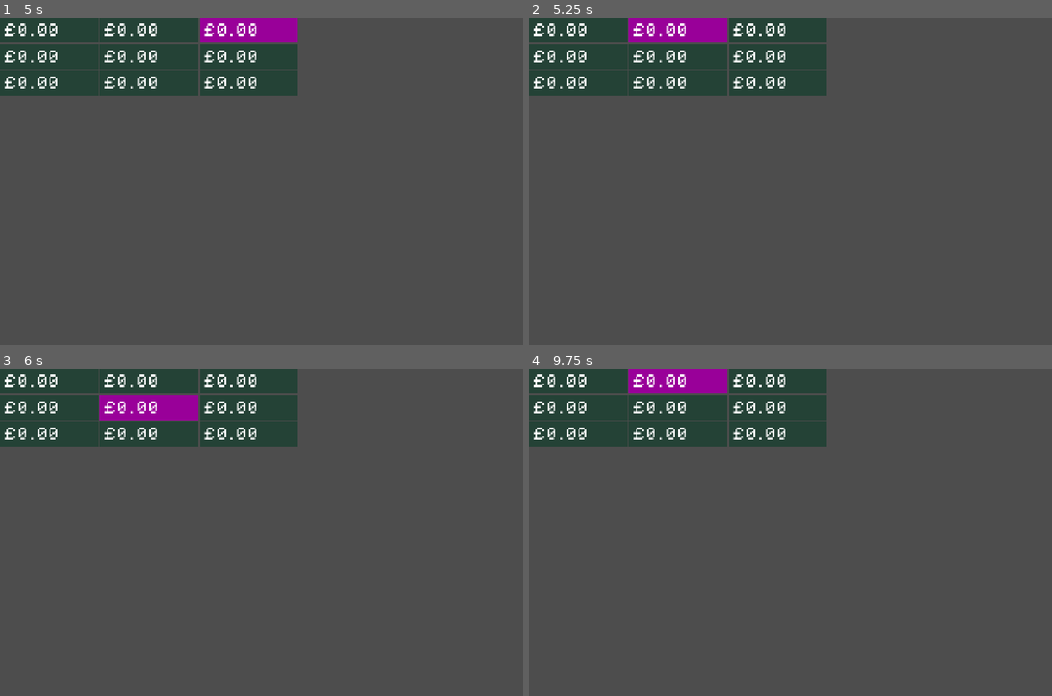
Above: before the commit, frames 1-4 (two rows, left to right).
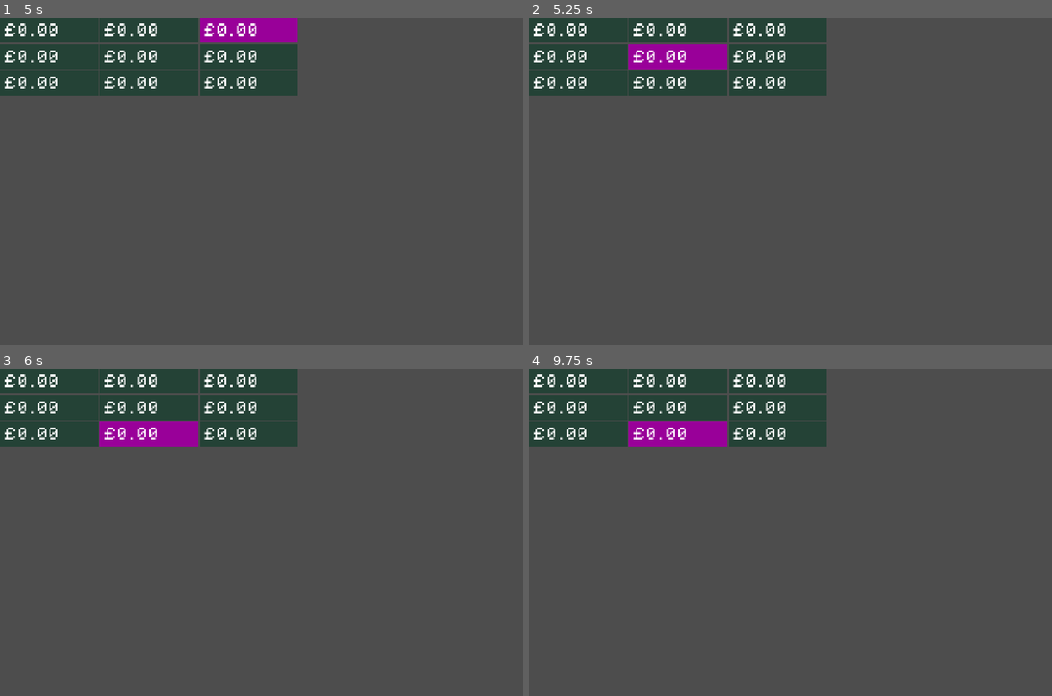
Above: after the commit, the same moments.

Repository: phrasmotica/budget-visualiser
Game: Godot game, scene res://scenes/ui/year_grid/year_grid.tscn
Same seed, same stepped clock (60 frames per second), same inputs: the game is played once before the commit and once after it. This scene is started directly instead of the project's main scene.
Inputs:
- Up to frame 1 (5 s): tap Enter at 0.5, 2, 3.5 s; hold Right (ui_right) 0.53-1.28 s; tap Space at 1.25, 2.75, 4.25 s; hold Down (ui_down) 1.28-2.03 s; hold Right (ui_right) 2.03-2.78 s; hold Up (ui_up) 2.78-3.53 s; hold Left (ui_left) from 3.53 s (still down)
- Up to frame 2 (5.25 s): release Left (ui_left) at 5.03 s; hold Down (ui_down) from 5.03 s (still down)
- Up to frame 3 (6 s): release Down (ui_down) at 5.78 s; hold Right (ui_right) from 5.78 s (still down)
- Up to frame 4 (9.75 s): release Right (ui_right) at 6.53 s; hold Up (ui_up) 6.53-7.28 s; hold Right (ui_right) 7.28-8.03 s; hold Down (ui_down) 8.03-8.78 s; hold Left (ui_left) 8.78-9.53 s; hold Up (ui_up) from 9.53 s (still down)

Frame 1 is identical in both runs. In frame 2, 2.7% of the frame differs, in the area x 19-38%, y 0-16%; in frame 3, 2.8%, in the area x 19-38%, y 8-24%; in frame 4, 2.7%.

Commit message:
Persist the selected month and the selected category cell across states

Diff:
--- a/scenes/ui/month_grid/month_grid.gd
+++ b/scenes/ui/month_grid/month_grid.gd
@@ -9,7 +9,11 @@
 var _state_factory := MonthGridStateFactory.new()
 var _current_state: MonthGridState = null
 
+var _index_tracker: IndexTracker = null
+
 func _ready() -> void:
+	_index_tracker = IndexTracker.new(cell_manager.count() - 1)
+
 	switch_state(MonthGrid.State.IDLE)
 
 func switch_state(state: State, state_data := MonthGridStateData.new()) -> void:
@@ -21,7 +25,8 @@
 	_current_state.setup(
 		self,
 		state_data,
-		cell_manager)
+		cell_manager,
+		_index_tracker)
 
 	_current_state.state_transition_requested.connect(switch_state)
 	_current_state.name = "MonthGridStateMachine: %s" % str(state)
--- a/scenes/ui/month_grid/states/month_grid_state.gd
+++ b/scenes/ui/month_grid/states/month_grid_state.gd
@@ -6,15 +6,18 @@
 var _month_grid: MonthGrid = null
 var _state_data: MonthGridStateData = null
 var _cell_manager: CellManager = null
+var _index_tracker: IndexTracker = null
 
 func setup(
 	month_grid: MonthGrid,
 	state_data: MonthGridStateData,
 	cell_manager: CellManager,
+	index_tracker: IndexTracker,
 ) -> void:
 	_month_grid = month_grid
 	_state_data = state_data
 	_cell_manager = cell_manager
+	_index_tracker = index_tracker
 
 func transition_state(
 	new_state: MonthGrid.State,
--- a/scenes/ui/month_grid/states/month_grid_state_highlighted.gd
+++ b/scenes/ui/month_grid/states/month_grid_state_highlighted.gd
@@ -1,16 +1,11 @@
 class_name MonthGridStateHighlighted
 extends MonthGridState
-
-var _highlight_index := -1
 
 func _enter_tree() -> void:
 	print("%s is now highlighted" % _month_grid.name)
 
 	if _cell_manager.count() > 0:
-		# TODO: allow a highlight index to be passed in
-		_highlight_index = 0
-
-		_cell_manager.highlight(_highlight_index)
+		_cell_manager.highlight(_index_tracker.current())
 
 	SignalHelper.persist(
 		GridInput.move_down,
@@ -23,18 +18,10 @@
 	)
 
 func _on_move_down() -> void:
-	print("%s _on_move_down" % _month_grid.name)
-
-	_highlight_index = mini(_highlight_index + 1, _cell_manager.count() - 1)
-
-	_cell_manager.highlight(_highlight_index)
+	_cell_manager.highlight(_index_tracker.next())
 
 func _on_move_up() -> void:
-	print("%s _on_move_up" % _month_grid.name)
-
-	_highlight_index = maxi(0, _highlight_index - 1)
-
-	_cell_manager.highlight(_highlight_index)
+	_cell_manager.highlight(_index_tracker.previous())
 
 func unhighlight() -> void:
 	transition_state(MonthGrid.State.IDLE)
--- a/scenes/ui/year_grid/states/year_grid_state.gd
+++ b/scenes/ui/year_grid/states/year_grid_state.gd
@@ -6,15 +6,18 @@
 var _year_grid: YearGrid = null
 var _state_data: YearGridStateData = null
 var _month_grid_manager: MonthGridManager = null
+var _index_tracker: IndexTracker = null
 
 func setup(
 	year_grid: YearGrid,
 	state_data: YearGridStateData,
 	month_grid_manager: MonthGridManager,
+	index_tracker: IndexTracker,
 ) -> void:
 	_year_grid = year_grid
 	_state_data = state_data
 	_month_grid_manager = month_grid_manager
+	_index_tracker = index_tracker
 
 func transition_state(
 	new_state: YearGrid.State,
--- a/scenes/ui/year_grid/states/year_grid_state_idle.gd
+++ b/scenes/ui/year_grid/states/year_grid_state_idle.gd
@@ -1,15 +1,11 @@
 class_name YearGridStateIdle
 extends YearGridState
-
-var _highlight_index := -1
 
 func _enter_tree() -> void:
 	print("%s is now idle" % _year_grid.name)
 
 	if _month_grid_manager.count() > 0:
-		_highlight_index = 0
-
-		_month_grid_manager.highlight(_highlight_index)
+		_month_grid_manager.highlight(_index_tracker.current())
 
 	SignalHelper.persist(
 		GridInput.move_right,
@@ -22,15 +18,7 @@
 	)
 
 func _on_move_right() -> void:
-	print("%s _on_move_right" % _year_grid.name)
-
-	_highlight_index = mini(_highlight_index + 1, _month_grid_manager.count() - 1)
-
-	_month_grid_manager.highlight(_highlight_index)
+	_month_grid_manager.highlight(_index_tracker.next())
 
 func _on_move_left() -> void:
-	print("%s _on_move_left" % _year_grid.name)
-
-	_highlight_index = maxi(0, _highlight_index - 1)
-
-	_month_grid_manager.highlight(_highlight_index)
+	_month_grid_manager.highlight(_index_tracker.previous())
--- a/scenes/ui/year_grid/year_grid.gd
+++ b/scenes/ui/year_grid/year_grid.gd
@@ -9,7 +9,11 @@
 var _state_factory := YearGridStateFactory.new()
 var _current_state: YearGridState = null
 
+var _index_tracker: IndexTracker = null
+
 func _ready() -> void:
+	_index_tracker = IndexTracker.new(month_grid_manager.count() - 1)
+
 	switch_state(State.IDLE)
 
 func switch_state(state: State, state_data := YearGridStateData.new()) -> void:
@@ -21,7 +25,8 @@
 	_current_state.setup(
 		self,
 		state_data,
-		month_grid_manager)
+		month_grid_manager,
+		_index_tracker)
 
 	_current_state.state_transition_requested.connect(switch_state)
 	_current_state.name = "YearGridStateMachine: %s" % str(state)
--- /dev/null
+++ b/scripts/index_tracker.gd
@@ -0,0 +1,20 @@
+class_name IndexTracker
+
+var _maximum := -1
+var _current := 0
+
+func _init(maximum: int) -> void:
+	assert(maximum >= 0)
+
+	_maximum = maximum
+
+func next() -> int:
+	_current = mini(_maximum, _current + 1)
+	return _current
+
+func previous() -> int:
+	_current = maxi(0, _current - 1)
+	return _current
+
+func current() -> int:
+	return _current
Not shown, added: scripts/index_tracker.gd.uid
